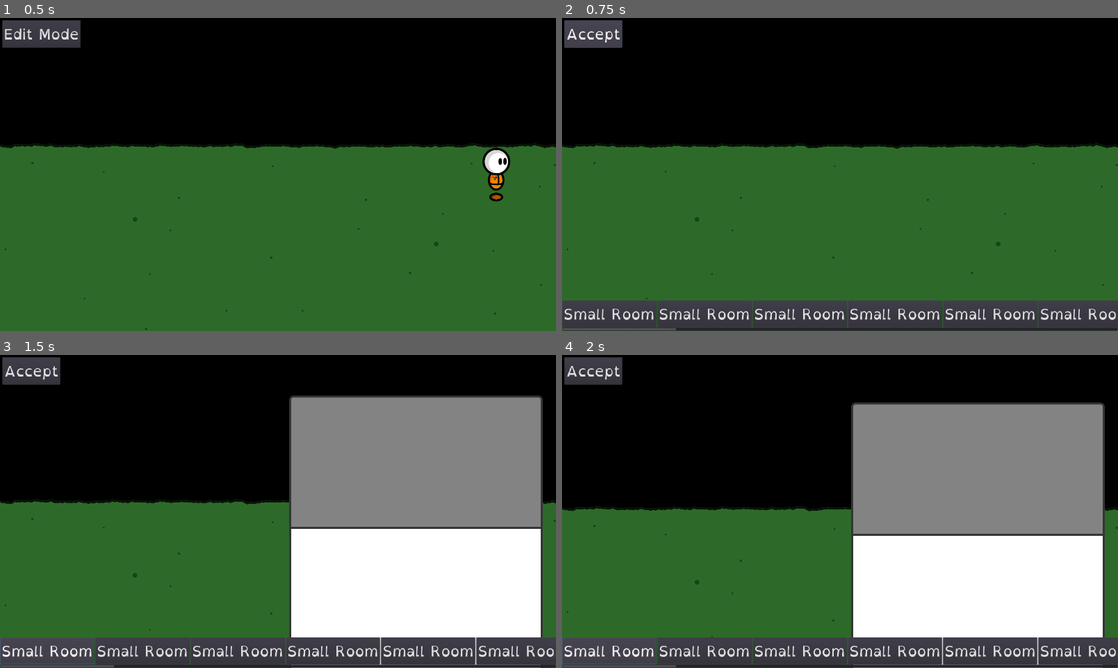
Above: before the commit, frames 1-4 (two rows, left to right).
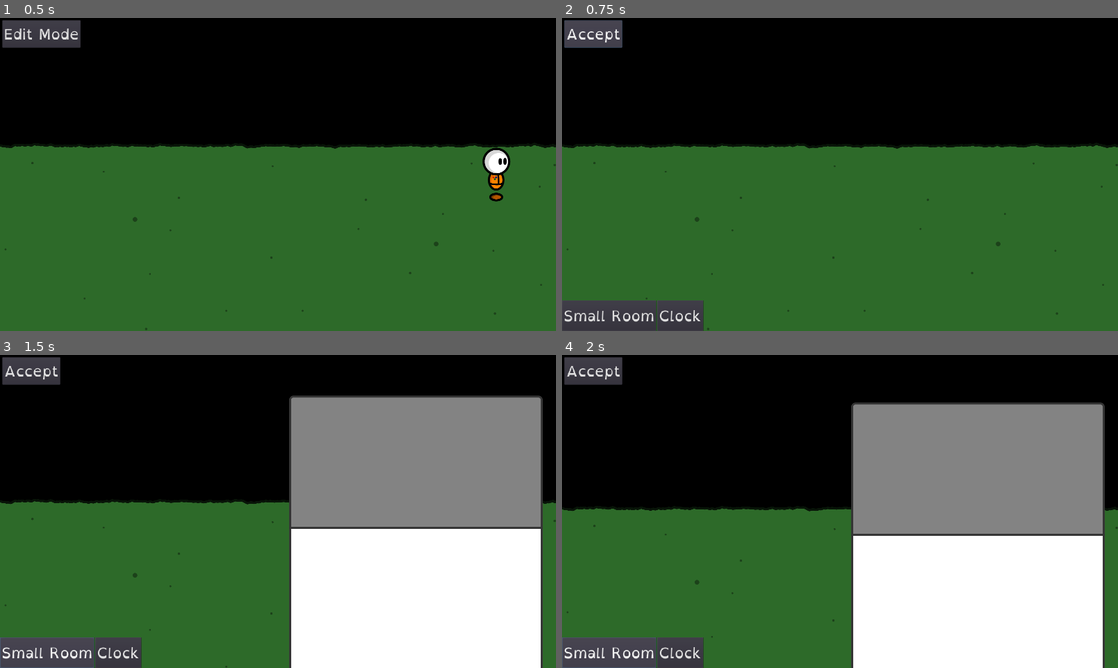
Above: after the commit, the same moments.

Repository: fupicat/szabandoned-0
Game: Godot game, scene res://Scenes/Places/House.tscn
Same seed, same stepped clock (60 frames per second), same inputs: the game is played once before the commit and once after it.
Inputs:
- Up to frame 1 (0.5 s): no input
- Up to frame 2 (0.75 s): click "Edit Mode" at 0.5 s
- Up to frame 3 (1.5 s): click "Small Room" at 1.25 s
- Up to frame 4 (2 s): no input

Frame 1 is identical in both runs. In frame 2, 7.8% of the frame differs, in the area x 0-100%, y 90-100%; in frame 3, 7.8%; in frame 4, 7.8%.

Commit message:
Added clock (doesnt work yet)

Diff:
--- /dev/null
+++ b/Scenes/Placeables/Clock.tscn
@@ -0,0 +1,18 @@
+[gd_scene load_steps=4 format=2]
+
+[ext_resource path="res://Scenes/Places/WallPlace.gd" type="Script" id=1]
+[ext_resource path="res://Art/Placeables/Clock.png" type="Texture" id=2]
+
+[sub_resource type="CircleShape2D" id=1]
+radius = 98.2906
+
+[node name="Clock" type="Area2D" groups=[
+"Interactable",
+]]
+script = ExtResource( 1 )
+
+[node name="Sprite" type="Sprite" parent="."]
+texture = ExtResource( 2 )
+
+[node name="Col" type="CollisionShape2D" parent="."]
+shape = SubResource( 1 )
--- a/Scenes/Placeables/SmallRoom.tscn
+++ b/Scenes/Placeables/SmallRoom.tscn
@@ -34,14 +34,11 @@
 [node name="Wall" type="Area2D" parent="." groups=[
 "Wall",
 ]]
-editor/display_folded = true
 position = Vector2( 0, -381.549 )
 script = ExtResource( 3 )
 
 [node name="WallCol" type="CollisionShape2D" parent="Wall"]
 shape = SubResource( 2 )
-
-[node name="Objects" type="Node2D" parent="Wall"]
 
 [node name="Interactive" type="Area2D" parent="."]
 editor/display_folded = true
--- a/Scenes/Places/House.tscn
+++ b/Scenes/Places/House.tscn
@@ -66,7 +66,6 @@
 shape = SubResource( 1 )
 
 [node name="HouseUI" type="CanvasLayer" parent="."]
-editor/display_folded = true
 script = ExtResource( 4 )
 
 [node name="UI" type="Control" parent="HouseUI"]
@@ -89,213 +88,24 @@
 scroll_vertical_enabled = false
 
 [node name="H" type="HBoxContainer" parent="HouseUI/UI/Items"]
-margin_right = 9537.0
-margin_bottom = 94.0
+margin_right = 488.0
+margin_bottom = 106.0
 size_flags_vertical = 3
 
 [node name="SmallRoom" type="Button" parent="HouseUI/UI/Items/H"]
 margin_right = 325.0
-margin_bottom = 94.0
+margin_bottom = 106.0
 text = "Small Room"
 
-[node name="SmallRoom2" type="Button" parent="HouseUI/UI/Items/H"]
+[node name="Clock" type="Button" parent="HouseUI/UI/Items/H"]
 margin_left = 329.0
-margin_right = 654.0
-margin_bottom = 94.0
-text = "Small Room"
-
-[node name="SmallRoom3" type="Button" parent="HouseUI/UI/Items/H"]
-margin_left = 658.0
-margin_right = 983.0
-margin_bottom = 94.0
-text = "Small Room"
-
-[node name="SmallRoom4" type="Button" parent="HouseUI/UI/Items/H"]
-margin_left = 987.0
-margin_right = 1312.0
-margin_bottom = 94.0
-text = "Small Room"
-
-[node name="SmallRoom5" type="Button" parent="HouseUI/UI/Items/H"]
-margin_left = 1316.0
-margin_right = 1641.0
-margin_bottom = 94.0
-text = "Small Room"
-
-[node name="SmallRoom6" type="Button" parent="HouseUI/UI/Items/H"]
-margin_left = 1645.0
-margin_right = 1970.0
-margin_bottom = 94.0
-text = "Small Room"
-
-[node name="SmallRoom7" type="Button" parent="HouseUI/UI/Items/H"]
-margin_left = 1974.0
-margin_right = 2299.0
-margin_bottom = 94.0
-text = "Small Room"
-
-[node name="SmallRoom8" type="Button" parent="HouseUI/UI/Items/H"]
-margin_left = 2303.0
-margin_right = 2628.0
-margin_bottom = 94.0
-text = "Small Room"
-
-[node name="SmallRoom9" type="Button" parent="HouseUI/UI/Items/H"]
-margin_left = 2632.0
-margin_right = 2957.0
-margin_bottom = 94.0
-text = "Small Room"
-
-[node name="SmallRoom10" type="Button" parent="HouseUI/UI/Items/H"]
-margin_left = 2961.0
-margin_right = 3286.0
-margin_bottom = 94.0
-text = "Small Room"
-
-[node name="SmallRoom11" type="Button" parent="HouseUI/UI/Items/H"]
-margin_left = 3290.0
-margin_right = 3615.0
-margin_bottom = 94.0
-text = "Small Room"
-
-[node name="SmallRoom12" type="Button" parent="HouseUI/UI/Items/H"]
-margin_left = 3619.0
-margin_right = 3944.0
-margin_bottom = 94.0
-text = "Small Room"
-
-[node name="SmallRoom13" type="Button" parent="HouseUI/UI/Items/H"]
-margin_left = 3948.0
-margin_right = 4273.0
-margin_bottom = 94.0
-text = "Small Room"
-
-[node name="SmallRoom14" type="Button" parent="HouseUI/UI/Items/H"]
-margin_left = 4277.0
-margin_right = 4602.0
-margin_bottom = 94.0
-text = "Small Room"
-
-[node name="SmallRoom15" type="Button" parent="HouseUI/UI/Items/H"]
-margin_left = 4606.0
-margin_right = 4931.0
-margin_bottom = 94.0
-text = "Small Room"
-
-[node name="SmallRoom16" type="Button" parent="HouseUI/UI/Items/H"]
-margin_left = 4935.0
-margin_right = 5260.0
-margin_bottom = 94.0
-text = "Small Room"
-
-[node name="SmallRoom17" type="Button" parent="HouseUI/UI/Items/H"]
-margin_left = 5264.0
-margin_right = 5589.0
-margin_bottom = 94.0
-text = "Small Room"
-
-[node name="SmallRoom18" type="Button" parent="HouseUI/UI/Items/H"]
-margin_left = 5593.0
-margin_right = 5918.0
-margin_bottom = 94.0
-text = "Small Room"
-
-[node name="SmallRoom19" type="Button" parent="HouseUI/UI/Items/H"]
-margin_left = 5922.0
-margin_right = 6247.0
-margin_bottom = 94.0
-text = "Small Room"
-
-[node name="SmallRoom20" type="Button" parent="HouseUI/UI/Items/H"]
-margin_left = 6251.0
-margin_right = 6576.0
-margin_bottom = 94.0
-text = "Small Room"
-
-[node name="SmallRoom21" type="Button" parent="HouseUI/UI/Items/H"]
-margin_left = 6580.0
-margin_right = 6905.0
-margin_bottom = 94.0
-text = "Small Room"
-
-[node name="SmallRoom22" type="Button" parent="HouseUI/UI/Items/H"]
-margin_left = 6909.0
-margin_right = 7234.0
-margin_bottom = 94.0
-text = "Small Room"
-
-[node name="SmallRoom23" type="Button" parent="HouseUI/UI/Items/H"]
-margin_left = 7238.0
-margin_right = 7563.0
-margin_bottom = 94.0
-text = "Small Room"
-
-[node name="SmallRoom24" type="Button" parent="HouseUI/UI/Items/H"]
-margin_left = 7567.0
-margin_right = 7892.0
-margin_bottom = 94.0
-text = "Small Room"
-
-[node name="SmallRoom25" type="Button" parent="HouseUI/UI/Items/H"]
-margin_left = 7896.0
-margin_right = 8221.0
-margin_bottom = 94.0
-text = "Small Room"
-
-[node name="SmallRoom26" type="Button" parent="HouseUI/UI/Items/H"]
-margin_left = 8225.0
-margin_right = 8550.0
-margin_bottom = 94.0
-text = "Small Room"
-
-[node name="SmallRoom27" type="Button" parent="HouseUI/UI/Items/H"]
-margin_left = 8554.0
-margin_right = 8879.0
-margin_bottom = 94.0
-text = "Small Room"
-
-[node name="SmallRoom28" type="Button" parent="HouseUI/UI/Items/H"]
-margin_left = 8883.0
-margin_right = 9208.0
-margin_bottom = 94.0
-text = "Small Room"
-
-[node name="SmallRoom29" type="Button" parent="HouseUI/UI/Items/H"]
-margin_left = 9212.0
-margin_right = 9537.0
-margin_bottom = 94.0
-text = "Small Room"
+margin_right = 488.0
+margin_bottom = 106.0
+text = "Clock"
 [connection signal="body_entered" from="Grama/PlacentDown" to="." method="_on_Placent_body_entered"]
 [connection signal="body_exited" from="Grama/PlacentDown" to="." method="_on_Placent_body_exited"]
 [connection signal="body_entered" from="Grama/PlacentUp" to="." method="_on_PlacentUp_body_entered"]
 [connection signal="body_exited" from="Grama/PlacentUp" to="." method="_on_PlacentUp_body_exited"]
 [connection signal="pressed" from="HouseUI/UI/Mode" to="HouseUI" method="_on_Mode_pressed"]
 [connection signal="pressed" from="HouseUI/UI/Items/H/SmallRoom" to="HouseUI" method="_on_SmallRoom_pressed"]
-[connection signal="pressed" from="HouseUI/UI/Items/H/SmallRoom2" to="HouseUI" method="_on_SmallRoom_pressed"]
-[connection signal="pressed" from="HouseUI/UI/Items/H/SmallRoom3" to="HouseUI" method="_on_SmallRoom_pressed"]
-[connection signal="pressed" from="HouseUI/UI/Items/H/SmallRoom4" to="HouseUI" method="_on_SmallRoom_pressed"]
-[connection signal="pressed" from="HouseUI/UI/Items/H/SmallRoom5" to="HouseUI" method="_on_SmallRoom_pressed"]
-[connection signal="pressed" from="HouseUI/UI/Items/H/SmallRoom6" to="HouseUI" method="_on_SmallRoom_pressed"]
-[connection signal="pressed" from="HouseUI/UI/Items/H/SmallRoom7" to="HouseUI" method="_on_SmallRoom_pressed"]
-[connection signal="pressed" from="HouseUI/UI/Items/H/SmallRoom8" to="HouseUI" method="_on_SmallRoom_pressed"]
-[connection signal="pressed" from="HouseUI/UI/Items/H/SmallRoom9" to="HouseUI" method="_on_SmallRoom_pressed"]
-[connection signal="pressed" from="HouseUI/UI/Items/H/SmallRoom10" to="HouseUI" method="_on_SmallRoom_pressed"]
-[connection signal="pressed" from="HouseUI/UI/Items/H/SmallRoom11" to="HouseUI" method="_on_SmallRoom_pressed"]
-[connection signal="pressed" from="HouseUI/UI/Items/H/SmallRoom12" to="HouseUI" method="_on_SmallRoom_pressed"]
-[connection signal="pressed" from="HouseUI/UI/Items/H/SmallRoom13" to="HouseUI" method="_on_SmallRoom_pressed"]
-[connection signal="pressed" from="HouseUI/UI/Items/H/SmallRoom14" to="HouseUI" method="_on_SmallRoom_pressed"]
-[connection signal="pressed" from="HouseUI/UI/Items/H/SmallRoom15" to="HouseUI" method="_on_SmallRoom_pressed"]
-[connection signal="pressed" from="HouseUI/UI/Items/H/SmallRoom16" to="HouseUI" method="_on_SmallRoom_pressed"]
-[connection signal="pressed" from="HouseUI/UI/Items/H/SmallRoom17" to="HouseUI" method="_on_SmallRoom_pressed"]
-[connection signal="pressed" from="HouseUI/UI/Items/H/SmallRoom18" to="HouseUI" method="_on_SmallRoom_pressed"]
-[connection signal="pressed" from="HouseUI/UI/Items/H/SmallRoom19" to="HouseUI" method="_on_SmallRoom_pressed"]
-[connection signal="pressed" from="HouseUI/UI/Items/H/SmallRoom20" to="HouseUI" method="_on_SmallRoom_pressed"]
-[connection signal="pressed" from="HouseUI/UI/Items/H/SmallRoom21" to="HouseUI" method="_on_SmallRoom_pressed"]
-[connection signal="pressed" from="HouseUI/UI/Items/H/SmallRoom22" to="HouseUI" method="_on_SmallRoom_pressed"]
-[connection signal="pressed" from="HouseUI/UI/Items/H/SmallRoom23" to="HouseUI" method="_on_SmallRoom_pressed"]
-[connection signal="pressed" from="HouseUI/UI/Items/H/SmallRoom24" to="HouseUI" method="_on_SmallRoom_pressed"]
-[connection signal="pressed" from="HouseUI/UI/Items/H/SmallRoom25" to="HouseUI" method="_on_SmallRoom_pressed"]
-[connection signal="pressed" from="HouseUI/UI/Items/H/SmallRoom26" to="HouseUI" method="_on_SmallRoom_pressed"]
-[connection signal="pressed" from="HouseUI/UI/Items/H/SmallRoom27" to="HouseUI" method="_on_SmallRoom_pressed"]
-[connection signal="pressed" from="HouseUI/UI/Items/H/SmallRoom28" to="HouseUI" method="_on_SmallRoom_pressed"]
-[connection signal="pressed" from="HouseUI/UI/Items/H/SmallRoom29" to="HouseUI" method="_on_SmallRoom_pressed"]
+[connection signal="pressed" from="HouseUI/UI/Items/H/Clock" to="HouseUI" method="_on_Clock_pressed"]
--- /dev/null
+++ b/Scenes/Places/WallPlace.gd
@@ -0,0 +1,35 @@
+extends Area2D
+
+var move = false
+
+func _ready():
+    update_z()
+
+func _physics_process(delta):
+    if move:
+        global_position = get_parent().get_node("Player").global_position
+        update_z()
+
+func update_z():
+    for node in get_overlapping_areas():
+        if get_tree().get_nodes_in_group("Wall").has(node):
+            z_index = node.z_index
+
+func _input(event):
+    if event.is_action_pressed("action"):
+        if move:
+            place()
+
+func place():
+    var wall = null
+    for node in get_overlapping_areas():
+        if get_tree().get_nodes_in_group("Wall").has(node):
+            wall = node
+    if wall != null:
+        move = false
+        var selfdup = $".".duplicate().instance()
+        wall.add_child(selfdup)
+        selfdup.global_position = global_position
+        selfdup.z_index = 0
+        get_parent().get_node("Player").global_position = Vector2(3149.61, 1287.24)
+        queue_free()
--- a/Scripts/Places/House.gd
+++ b/Scripts/Places/House.gd
@@ -1,6 +1,4 @@
 extends Node2D
-
-#Talvez: Criar area2D com a shape do obj e ver se overlapa. Se overlapeando.x > eu.x, eu.x -= 1 até não overlapear sacou?
 
 var old_xy = Vector2(0, 0)
 var old_col = null
@@ -19,12 +17,6 @@
         $Player.position.y += 10
     if edit_mode and !place_up:
         $Player.position.y -= 10
-
-func _input(event):
-    if event.is_action_pressed("1"):
-        switch_edit_mode()
-    if event.is_action_pressed("2"):
-        add_placeable(load("res://Scenes/Placeables/SmallRoom.tscn"))
 
 func switch_edit_mode(): # Returns true if switched.
     if edit_mode:
@@ -46,11 +38,15 @@
             node.get_node("Col").disabled = true
     return true
 
-func add_placeable(var scene):
+func add_placeable(var scene, var collision = true):
+    $Player/CollisionShape2D.disabled = false
     obj = scene.instance()
     add_child(obj)
     obj.get_node("Col").disabled = true
-    $Player/CollisionShape2D.shape = obj.get_node("Col").shape
+    if collision:
+        $Player/CollisionShape2D.shape = obj.get_node("Col").shape
+    else:
+        $Player/CollisionShape2D.disabled = true
     obj.move = true
 
 func _on_Placent_body_entered(body):
--- a/Scripts/Player.gd
+++ b/Scripts/Player.gd
@@ -18,7 +18,7 @@
 
 func _input(event):
     if event.is_action_pressed("action"):
-        var inters = get_tree().get_nodes_in_group("Interactable")
+        var inters = get_tree().get_nodes_in_group("Interactive")
         if len(inters) > 0:
             var onmes = []
             var upper = null
--- a/Scripts/UI/HouseUI.gd
+++ b/Scripts/UI/HouseUI.gd
@@ -14,3 +14,6 @@
 
 func _on_SmallRoom_pressed():
     get_parent().add_placeable(load("res://Scenes/Placeables/SmallRoom.tscn"))
+
+func _on_Clock_pressed():
+    get_parent().add_placeable(load("res://Scenes/Placeables/Clock.tscn"), false)
